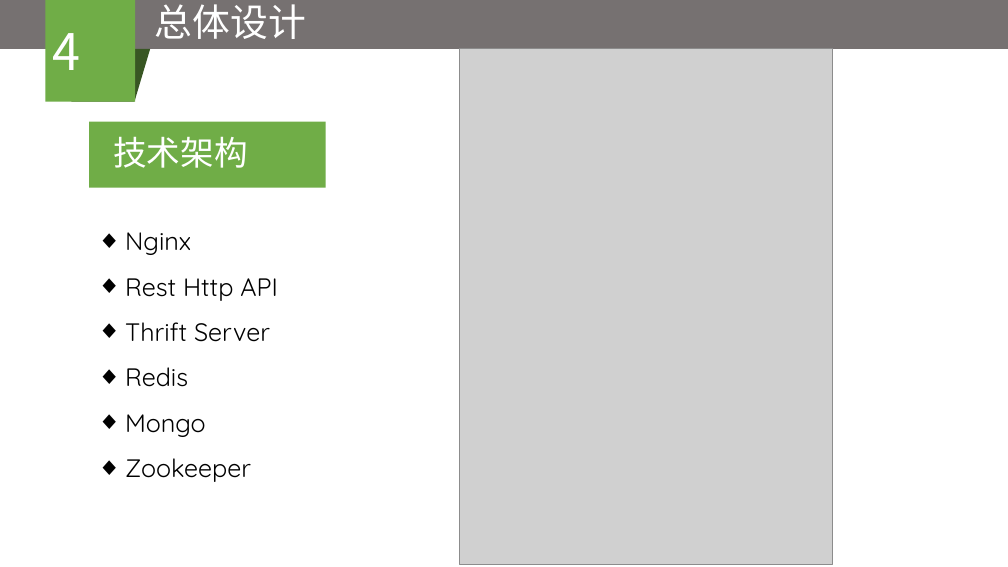
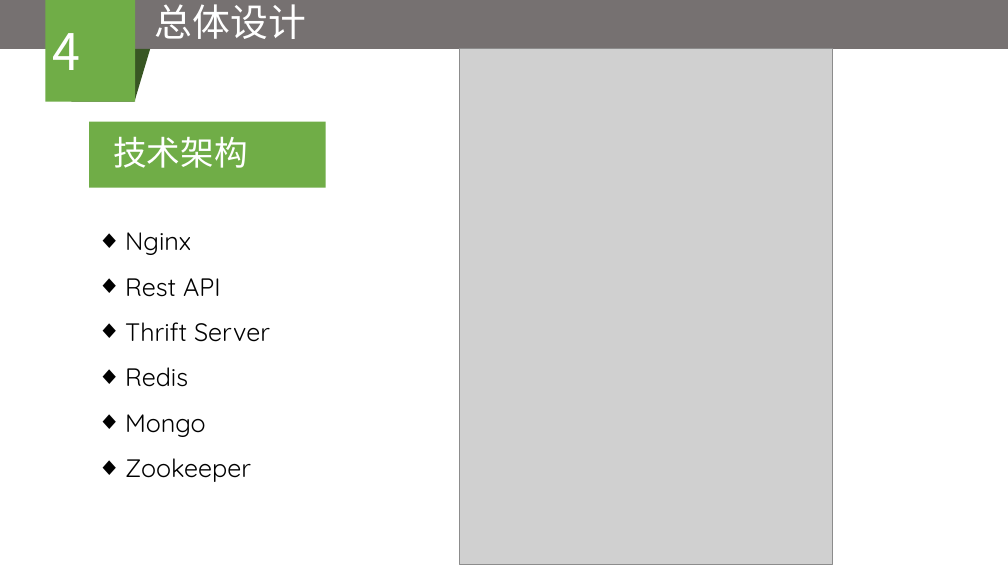
Before and after one commit to zwbn57175596/zhaowei, a slide deck: slide 18 of BUPT_paper/企业移动协同云办公系统——工作圈的设计与实现.pptx (slide 17 before the commit). Drawn at 1008x567 pixels with LibreOffice and Linux fonts; fonts in the diff are those of the drawing; grey boxes stand for pictures. Boxes give left, top, right and bottom in pixels: in the first picture for what was removed or moved away, otherwise in the second. Text is boxed around its words. In the diff, an @@ line names an element or a change of style, - is before the commit and + after.

```diff
--- a/BUPT_paper/企业移动协同云办公系统——工作圈的设计与实现.pptx
+++ b/BUPT_paper/企业移动协同云办公系统——工作圈的设计与实现.pptx
@@ text at [125,278,221,297]: text changed @@
-◆ Rest Http API
+◆ Rest API
```
Also in this commit, not shown: 6 other slides changed, 7 slides added, 3 slides removed, 2 other files.
